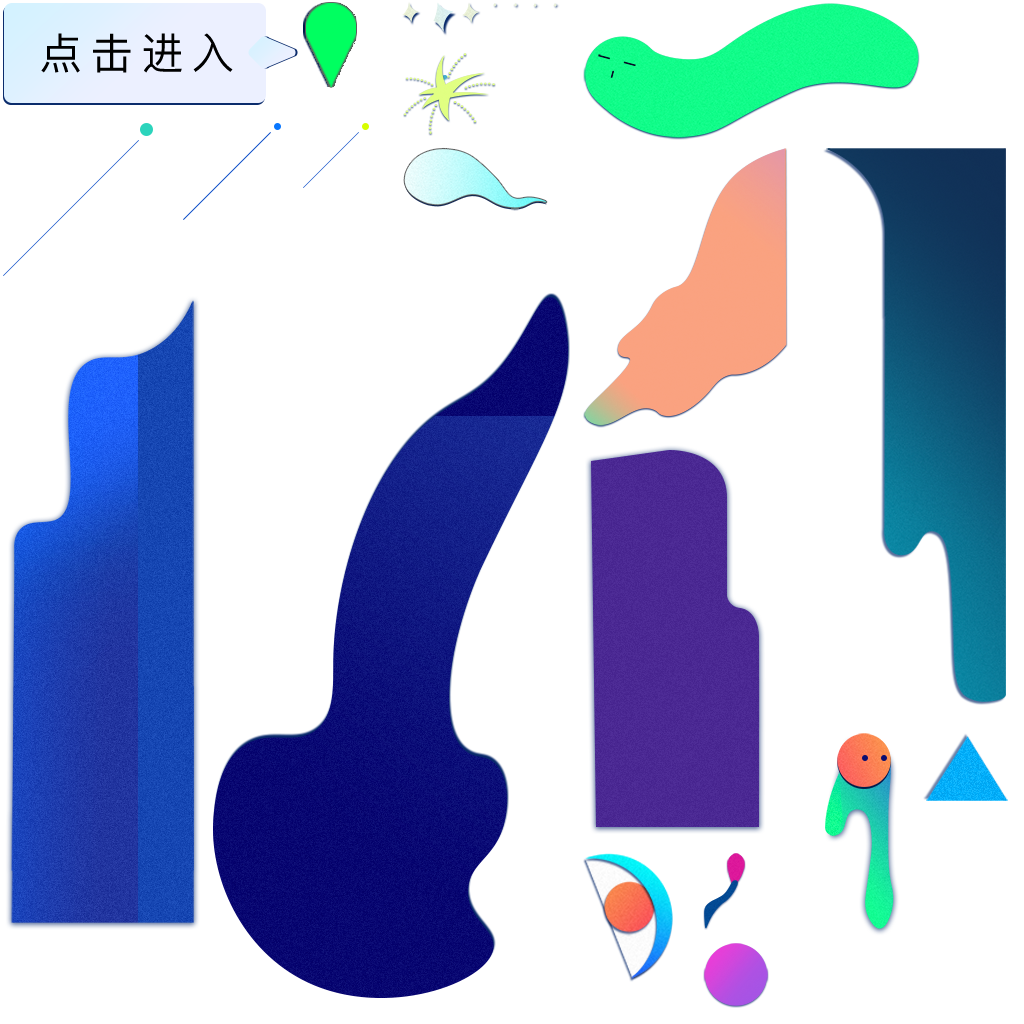
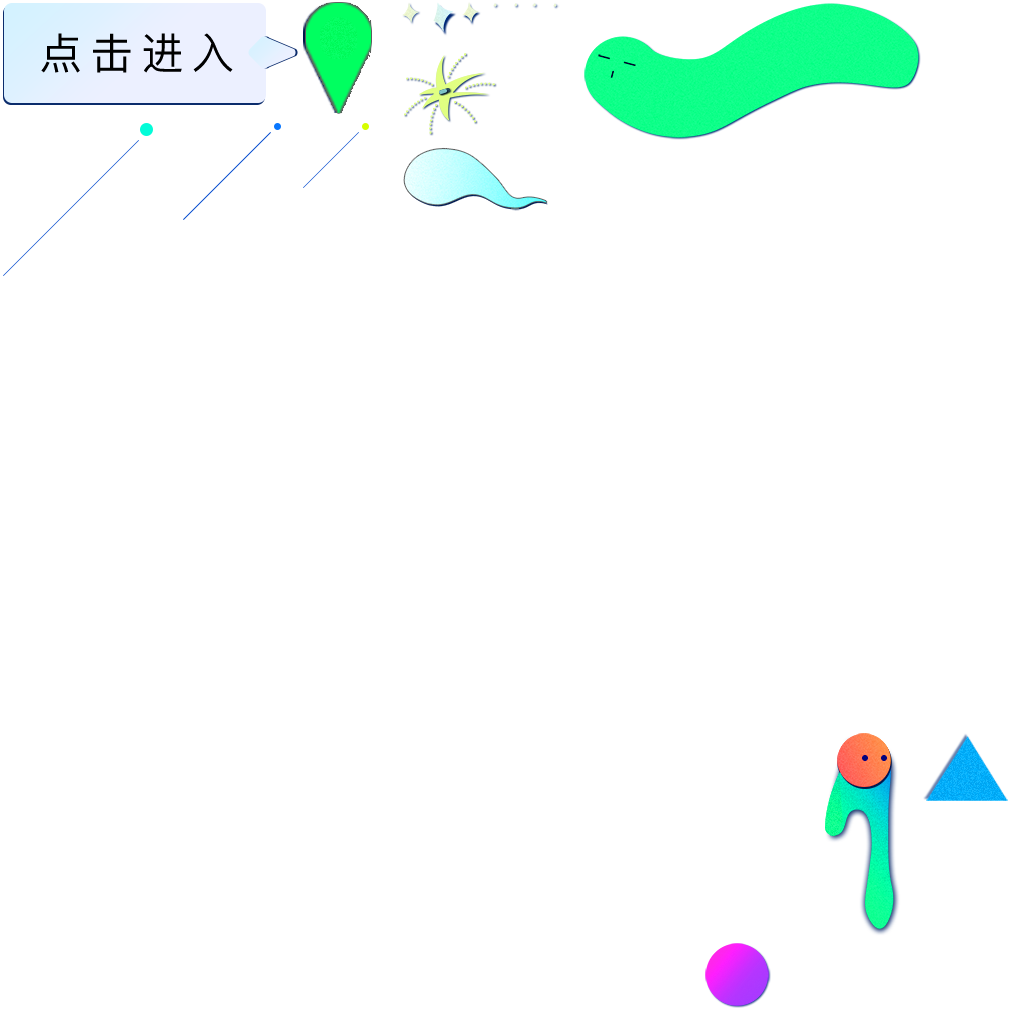
Revision of a layered 1024x1024 image; what changed, layer by layer:
added group "组 32" with 30 layers above "组 17" over box(3, 2, 1007, 1006)
added group "组 15" with 5 layers in group "组 32" over box(825, 733, 894, 929)
added layer "矢量智能对象 拷贝 2" in group "组 15" over box(831, 741, 894, 929)
added group "吐气泡" with 3 layers in group "组 32" over box(404, 3, 919, 209)
added layer "矢量智能对象 拷贝 11" in group "吐气泡" over box(404, 149, 547, 209)
added layer "图层 28 拷贝 3" in group "吐气泡" over box(584, 3, 919, 138)
added layer "图层 56 拷贝 4" in group "组 32" over box(926, 736, 1007, 800)
moved "组 3" into group "组 32" over box(3, 2, 558, 276)
added group "组 17" with 3 layers above "组 16" over box(404, 53, 495, 134)
added layer "矢量智能对象 拷贝 7" in group "组 17" over box(404, 53, 495, 134)
added group "组 16" with 2 layers above "点击进入" over box(306, 3, 371, 113)
added layer "矢量智能对象" (1st of 2, in "组 16") in group "组 16" over box(306, 3, 371, 113)
hid "page1-item47" over box(925, 735, 1007, 800)
hid "page1-item38" over box(703, 943, 769, 1008)
hid "page1-item12" over box(585, 445, 765, 834)
hid "page1-item11" over box(583, 853, 673, 982)
hid "page1-item9" over box(213, 293, 570, 998)
hid "page1-item4" over box(6, 297, 200, 930)
hid "page1-item0" over box(583, 3, 920, 140)
hid "page1-item0-bubble", moved it above "page1-item7" over box(404, 149, 548, 211)
hid "page1-item7" over box(583, 148, 788, 428)
hid "page1-item6" over box(823, 148, 1006, 705)
hid "page1-item18" over box(403, 53, 496, 136)
hid group "定点" (8 layers) over box(306, 3, 478, 98)
…and 29 more changes (19 added, 1 painted, 5 stack, 5 visibility)
